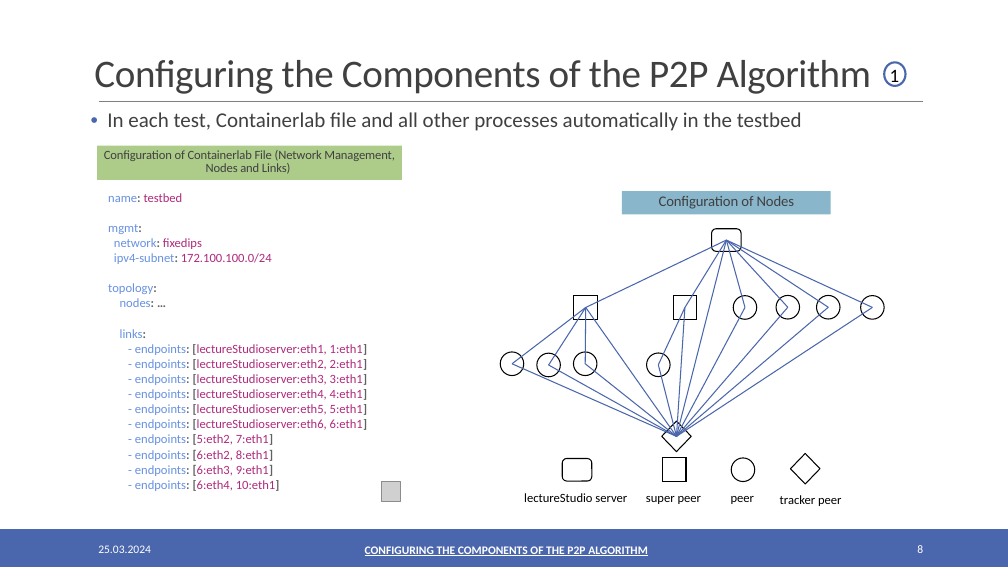
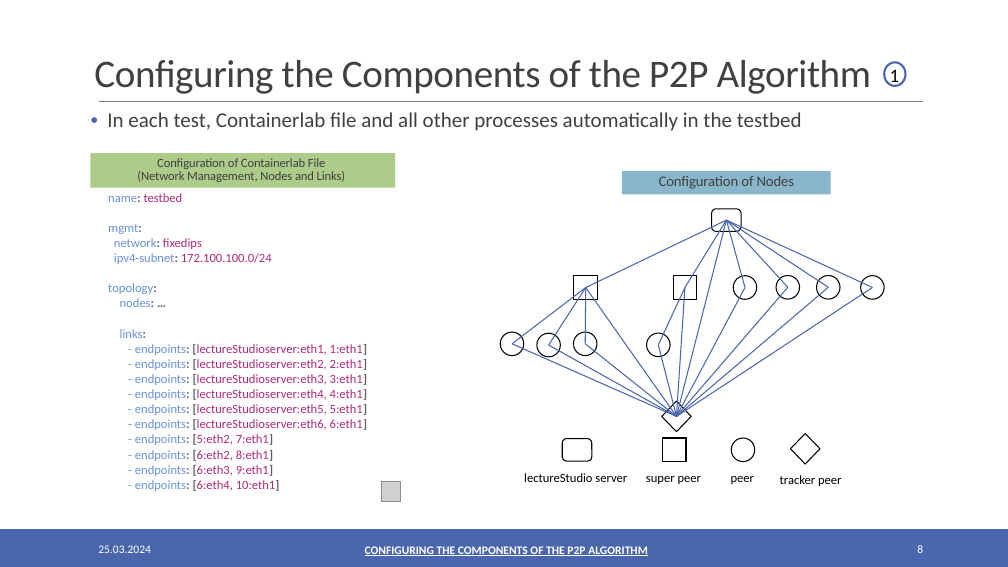
Before and after one commit to oezcankaraca/abschlussvortrag, a slide deck: slide 8 of Abschlussvortrag.pptx. Drawn at 1008x567 pixels with LibreOffice and Linux fonts; fonts in the diff are those of the drawing; grey boxes stand for pictures. Boxes give left, top, right and bottom in pixels: in the first picture for what was removed or moved away, otherwise in the second. Text is boxed around its words. In the diff, an @@ line names an element or a change of style, - is before the commit and + after.

```diff
--- a/Abschlussvortrag.pptx
+++ b/Abschlussvortrag.pptx
@@ rectangle "Configuration of Containerlab File": place and size @@
-rectangle "Configuration of Containerlab File" at [97,146,402,180]
+rectangle "Configuration of Containerlab File" at [90,154,395,188]
@@ text in rectangle at [137,158,346,182]: text changed @@
-Configuration of Containerlab File (Network Management, Nodes and Links)
+Configuration of Containerlab File
+(Network Management, Nodes and Links)
@@ 21 lines, 9 ellipses, 4 texts, 4 rectangles, 2 freeform shapes, 2 rounded rectangles: place and size @@
-21 lines, 9 ellipses, 4 texts, 4 rectangles, 2 freeform shapes, 2 rounded rectangles at [501,191,884,506]
+21 lines, 9 ellipses, 4 texts, 4 rectangles, 2 freeform shapes, 2 rounded rectangles at [501,171,884,486]
```
Also in this commit, not shown: 9 other slides changed, 2 other files.
